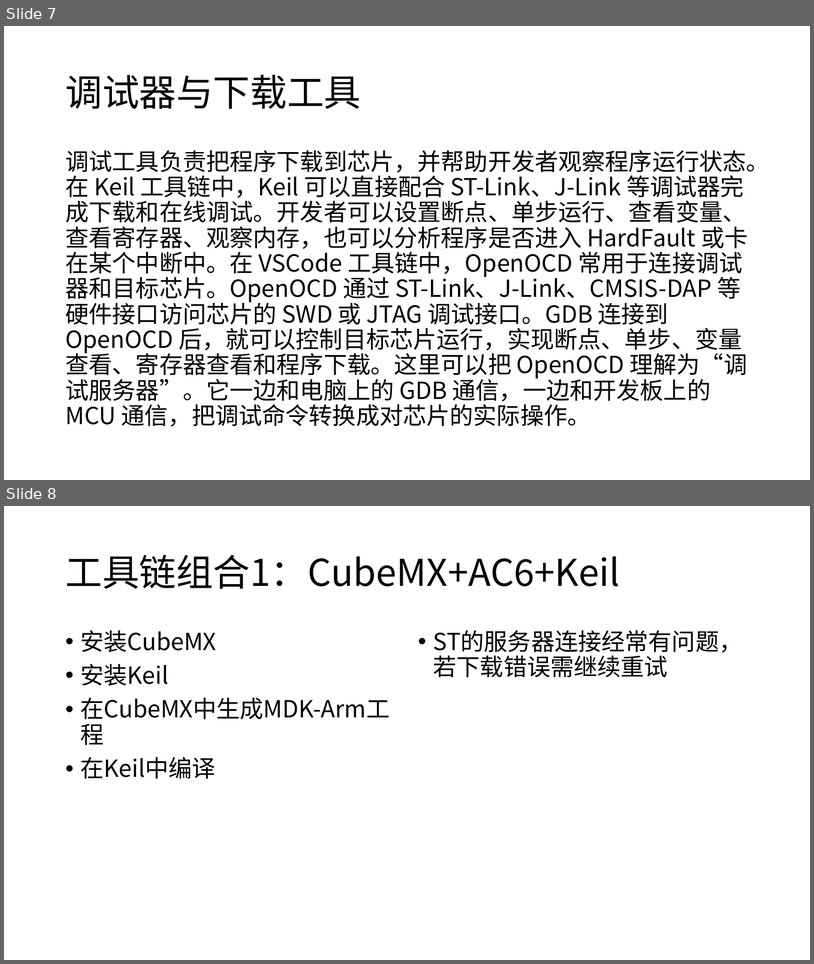
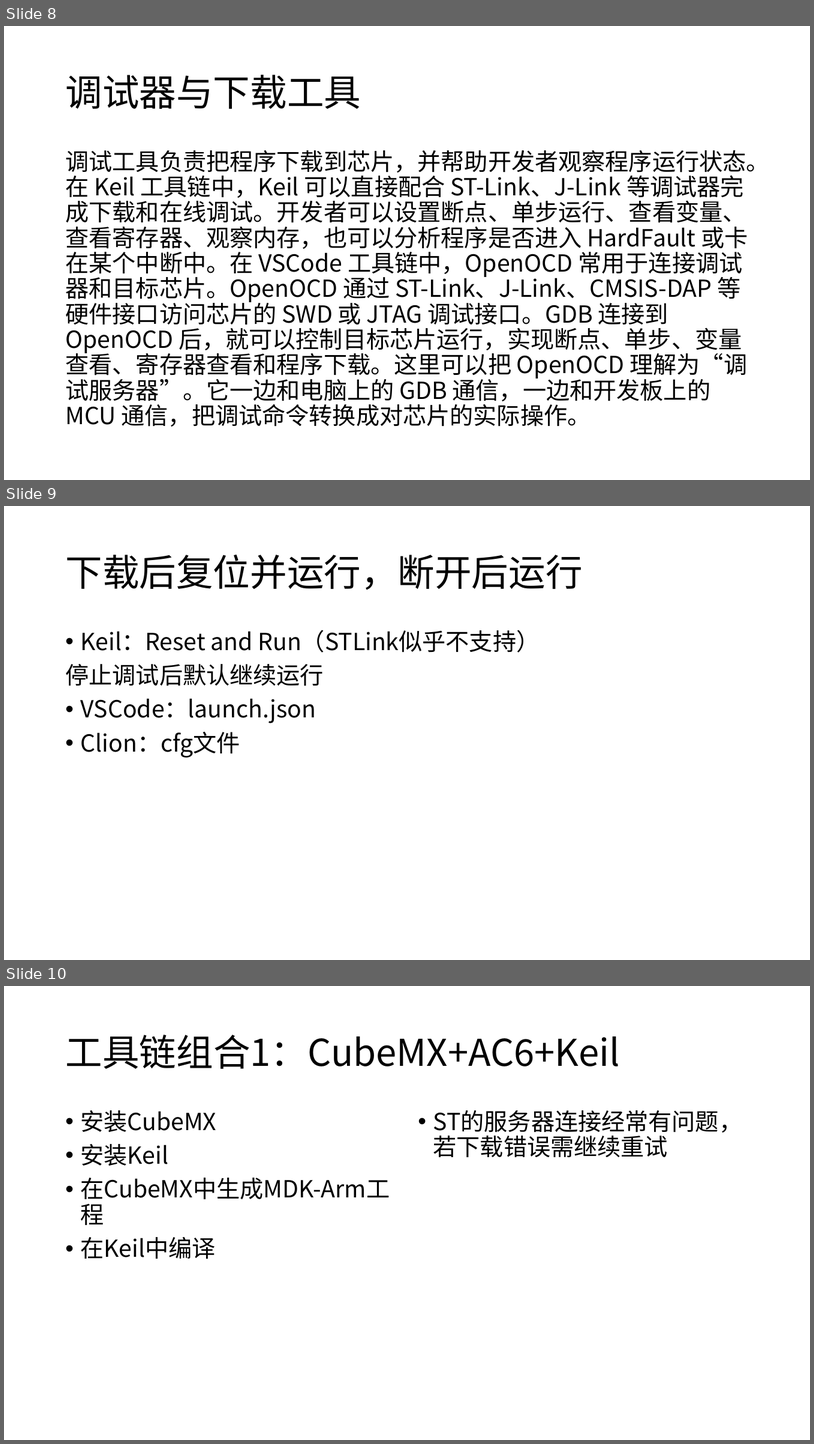
Before and after one commit to JLU-Robomaster-Embedded/embedded_tutorial, a slide deck: 2_STM32基本功能.pptx. Shown one above the other, each under a label of ours: slides 7 and 8 before the commit, slides 8, 9 and 10 after it. The pictures are 814x964 and 814x1444 pixels, drawn with LibreOffice and Linux fonts; fonts in the diff are those of the drawing. Boxes give left, top, right and bottom in pixels: in the first picture for what was removed or moved away, otherwise in the second. Text is boxed around its words. In the diff, an @@ line names an element or a change of style, - is before the commit and + after.

```diff
--- a/2_STM32基本功能.pptx
+++ b/2_STM32基本功能.pptx
@@ slide 9 added at (4, 506, 810, 960), background #FFFFFF @@
@@ title added at (65, 555, 582, 590), 44 pt, text #000000 @@
+下载后复位并运行，断开后运行
@@ text added at (65, 630, 540, 757), 28 pt, text #000000 @@
+• Keil：Reset and Run（STLink似乎不支持）
+停止调试后默认继续运行
+• VSCode：launch.json
+• Clion：cfg文件
@@ what was slide 7 is now slide 8 @@
@@ what was slide 8 is now slide 10 @@
```
Also in this commit, not shown: 2 slides changed, 14 other slides added.
